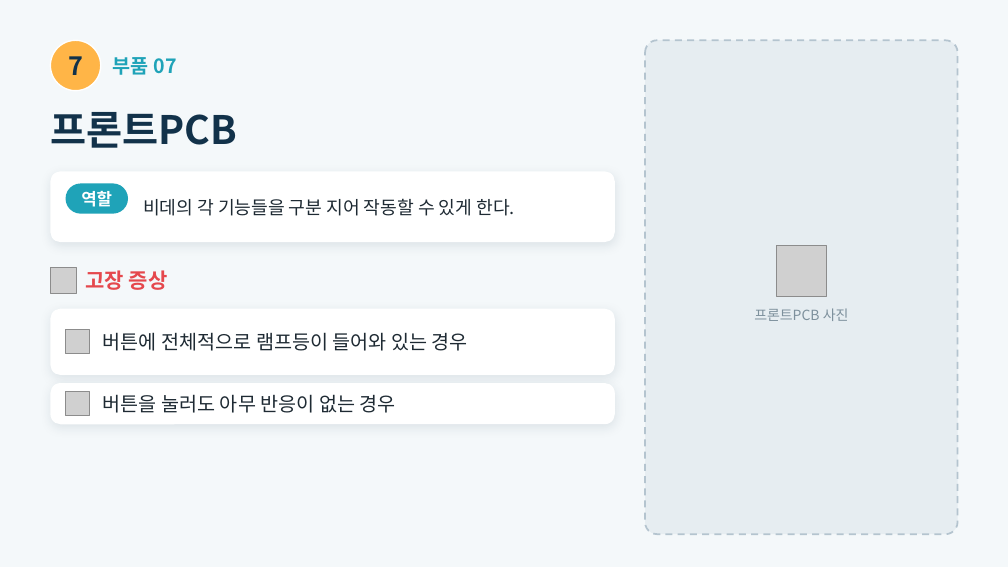
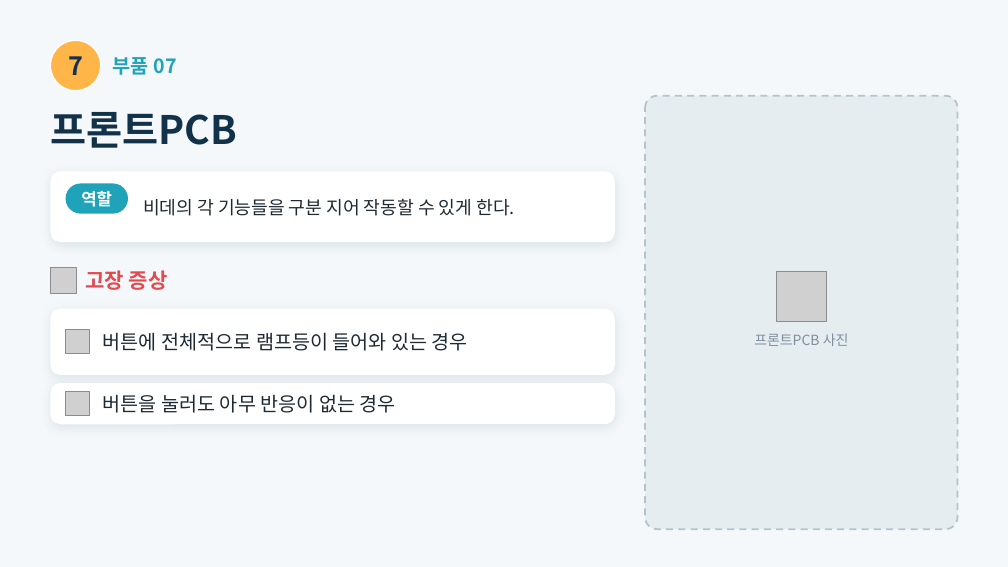
Before and after one commit to curireport/claude-blog-project, a slide deck: slide 8 of 바로바스/output/DB-4000_부품안내카드.pptx. Drawn at 1008x567 pixels with LibreOffice and Linux fonts; fonts in the diff are those of the drawing; grey boxes stand for pictures; background and template pictures are left out. Boxes give left, top, right and bottom in pixels: in the first picture for what was removed or moved away, otherwise in the second. Text is boxed around its words. In the diff, an @@ line names an element or a change of style, - is before the commit and + after.

```diff
--- a/바로바스/output/DB-4000_부품안내카드.pptx
+++ b/바로바스/output/DB-4000_부품안내카드.pptx
@@ rounded rectangle: place and size @@
-rounded rectangle at bbox=[645, 40, 958, 534]
+rounded rectangle at bbox=[645, 96, 958, 529]
@@ picture: place and size @@
-picture at bbox=[776, 246, 827, 296]
+picture at bbox=[776, 271, 827, 322]
@@ text "프론트PCB 사진": place and size @@
-text "프론트PCB 사진" at bbox=[754, 308, 849, 321]
+text "프론트PCB 사진" at bbox=[754, 333, 849, 346]
```
Also in this commit, not shown: 19 other slides changed, 6 other files.
